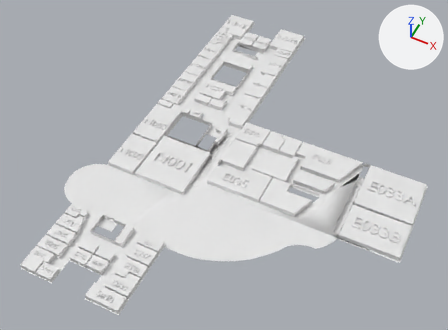
One commit to the FBX model Assets/Maquettes/maquette_2D_RDC.fbx: the scene before it, then after it.
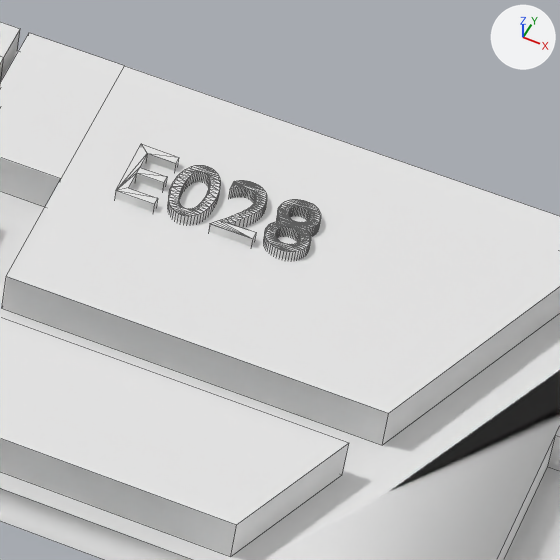
The first picture shows the older version from a camera (50 mm lens) standing at (7.7, -25.1, 35.4) and looking at (-3.2, -3.3, 8.2). The close-ups show both versions on the part from 67% to 80% of the width and 42% to 59% of the height of that picture; other places that the commit changed are outside them. Every picture has the same lights, and +X, +Y and +Z are marked at upper right. The close-ups show mesh edges as thin lines. Where no turn or scale is listed for an object, it has been applied to the vertices. Vertices at the same position are counted once.

The older version as bpy lines, for what is in view:
```python
me_plan_120 = bpy.data.meshes.new('Plan.120')
me_plan_120.from_pydata(...)  # 232 vertices, 82 faces; spans x -7.2..11.4, y -9.5..14.9, z -0.1..0.2
me_plan_140 = bpy.data.meshes.new('Plan.140')
me_plan_140.from_pydata(...)  # 16 vertices, 14 faces; spans x -0.547..0.653, y -0.881..0.427, z -0.141..0.141
me_plan_141 = bpy.data.meshes.new('Plan.141')
me_plan_141.from_pydata(...)  # 792 vertices, 1174 faces; spans x -1.72..2.0, y -1.08..0.81, z -0.3..0.04
ob_e028 = bpy.data.objects.new('E028', me_plan_141)
ob_e028.location = (2.081, -0.597, 8.549)
ob_plan_104 = bpy.data.objects.new('Plan.104', me_plan_140)
ob_plan_104.location = (-0.351, -0.207, 8.386)
ob_rdc = bpy.data.objects.new('RDC', me_plan_120)
ob_rdc.location = (-3.469, -4.796, 8.313)
# also in view: 'Plan.107' at (2.1, -2.4, 8.4)
```
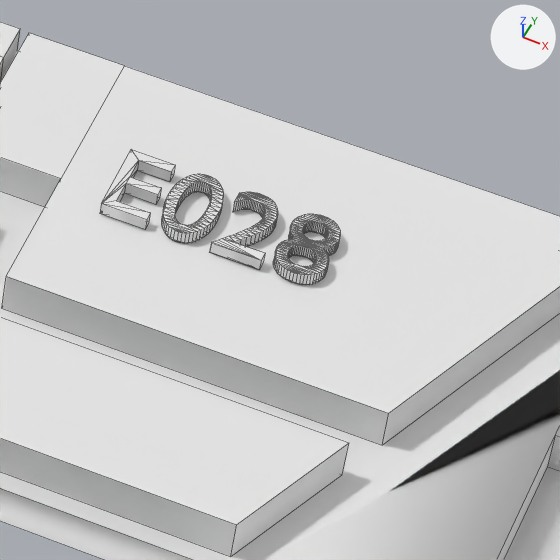
Location of each change, [x1, y1, x2, y2] in pixels of the close-ups (560 x 560 px; the box of a moved part takes in the faces that stretch with it):
'E028', reshaped, moved: [0, 33, 560, 445] in both
'E028.001', added: after [100, 149, 340, 285]
part 1 of me_plan_141, moved or reshaped: [28, 33, 351, 292] in both
part 2 of me_plan_141, deleted: before [263, 199, 321, 259]
part 3 of me_plan_141, deleted: before [168, 165, 220, 224]
part 4 of me_plan_141, deleted: before [209, 180, 267, 246]
part 5 of me_plan_141, deleted: before [114, 144, 179, 212]

What the commit changed:
me_plan_141 has 792 vertices, 1174 faces and spans x -1.72..2.0, y -1.08..0.81, z -0.3..0.04.
me_plan_141 is used by ob_e028; location (2.081, -0.597, 8.549).
me_plan_141 part 1: the loose piece of 14 vertices spanning x -1.72..2.0, y -1.08..0.81, z -0.3..-0.02 is moved by (0.51, 0.02, 0.16).
me_plan_141 part 2: the loose piece of 384 vertices spanning x 0.12..0.39, y -0.23..0.2, z -0.04..0.04 is deleted.
me_plan_141 part 3: the loose piece of 192 vertices spanning x -0.49..-0.22, y -0.23..0.2, z -0.04..0.04 is deleted.
me_plan_141 part 4: the loose piece of 178 vertices spanning x -0.18..0.08, y -0.22..0.2, z -0.04..0.04 is deleted.
me_plan_141 part 5: the loose piece of 24 vertices spanning x -0.77..-0.53, y -0.22..0.19, z -0.04..0.04 is deleted.
Mesh me_texte_035 is new.
It has 778 vertices, 1163 faces and spans x -0.672..0.672, y -0.249..0.249, z -0.043..0.043.
Object 'E028' (ob_e028) moves from (2.081, -0.597, 8.549) to (1.575, -0.62, 8.386).
Object 'E028.001' (ob_e028_001) is new; it shows me_texte_035.
Its location is (1.953, -0.742, 8.583).
